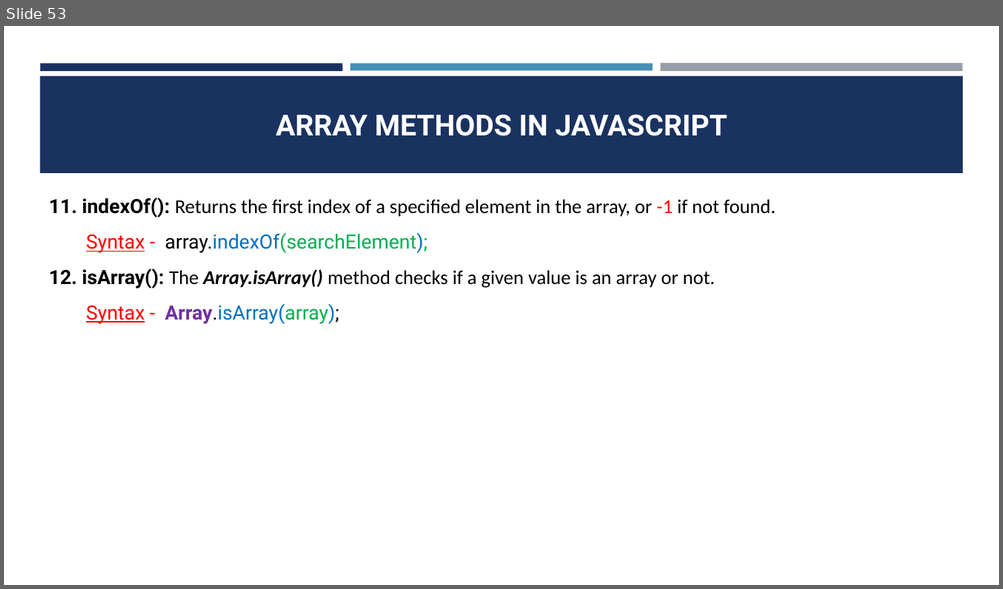
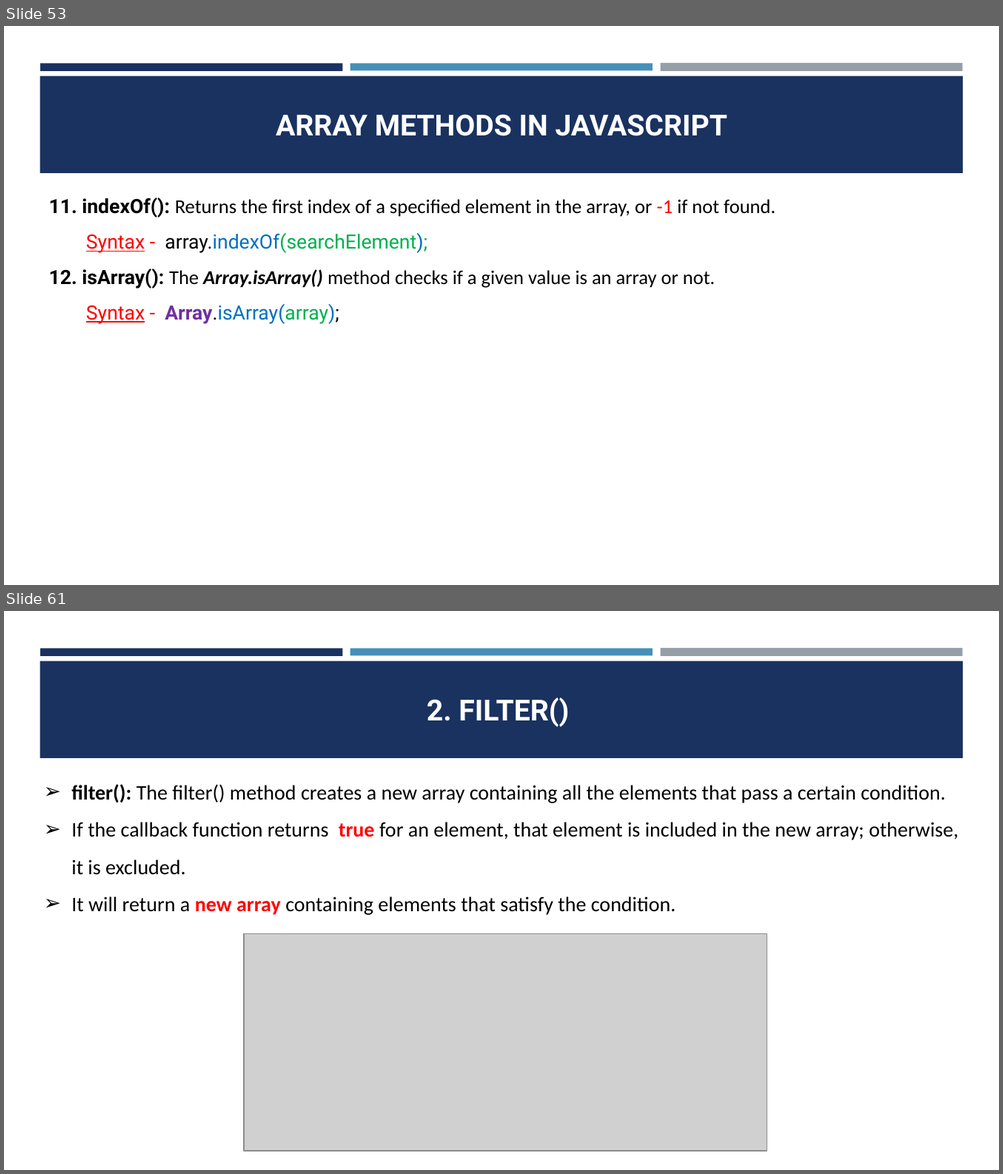
Before and after one commit to CodeCrafterRohit/PEC-Training, a slide deck: JAVASCRIPT/JAVASCRIPT PPT.pptx. Shown one above the other, each under a label of ours: slide 53 before the commit, slides 53 and 61 after it; the slides between them are not shown. The pictures are 1003x589 and 1003x1174 pixels, drawn with LibreOffice and Linux fonts; fonts in the diff are those of the drawing; grey boxes stand for pictures. Boxes give left, top, right and bottom in pixels: in the first picture for what was removed or moved away, otherwise in the second. Text is boxed around its words. In the diff, an @@ line names an element or a change of style, - is before the commit and + after.

```diff
--- a/JAVASCRIPT/JAVASCRIPT PPT.pptx
+++ b/JAVASCRIPT/JAVASCRIPT PPT.pptx
@@ slide 61 added at (4, 611, 999, 1170), background #FFFFFF; not listed: 4 template elements that a slide beside it also shows @@
@@ title added at (427, 698, 569, 727), 28 pt, text #FFFFFF, bold @@
+2. FILTER()
@@ text added at (71, 784, 958, 915), 20 pt, text #000000 @@
+➢ filter(): The filter() method creates a new array containing all the elements that pass a certain condition.
+➢ If the callback function returns true for an element, that element is included in the new array; otherwise, it is excluded.
+➢ It will return a new array containing elements that satisfy the condition.
@@ picture added at (244, 934, 766, 1151) @@
```
Also in this commit, not shown: 19 other slides added, 14 other files.
